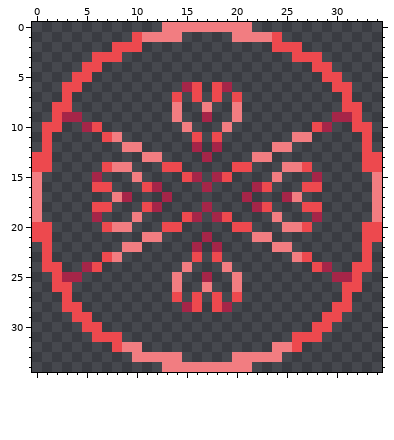
Edited in one commit: pixel-art sprite (WardenClass/RuneCircles/CrimsonRuneCircle.png). Above is the file before it was changed.
The file is 70x70 pixels, drawn in blocks of 2x2; one block is one cell here.
The result:
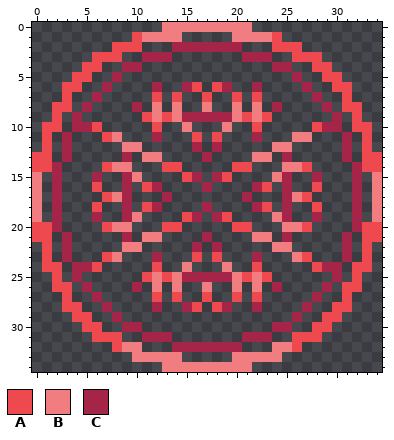
Palette (. is transparent): A #ed494e  B #f27d81  C #a52548
From old to new:
y 2: x 14..20 ....... -> CCCCCCC
y 3: x 11..13 ... -> CCC; x 21..23 ... -> CCC
y 4: x 9..10 .. -> CC; x 24..25 .. -> CC
y 5: x 8 . -> C; x 26 . -> C
y 6: x 7 . -> C; x 12 . -> C; x 22 . -> C; x 27 . -> C
y 7: x 6 . -> C; x 12 . -> A; x 16..18 A.A -> .A.; x 22 . -> A; x 28 . -> C
y 8: x 5 . -> C; x 10 . -> C; x 12 . -> B; x 22 . -> B; x 24 . -> C; x 29 . -> C
y 9: x 3 C -> .; x 11..13 ... -> ABA; x 15..16 .. -> CC; x 18..19 .. -> CC; x 21..23 ... -> ABA; x 31 C -> .
y 10: x 4 . -> C; x 12 . -> A; x 22 . -> A; x 30 . -> C
y 11: x 3 . -> C; x 12 . -> C; x 22 . -> C; x 31 . -> C
y 12: x 3 . -> C; x 31 . -> C
y 13: x 3 . -> C; x 9 . -> C; x 25 . -> C; x 31 . -> C
y 14: x 2 . -> C; x 32 . -> C
y 15: x 2 . -> C; x 9 . -> C; x 25 . -> C; x 32 . -> C
y 16: x 2 . -> C; x 7 A -> .; x 9 . -> C; x 25 . -> C; x 27 A -> .; x 32 . -> C
y 17: x 2 . -> C; x 7 . -> A; x 27 . -> A; x 32 . -> C
y 18: x 2 . -> C; x 7 A -> .; x 9 . -> C; x 25 . -> C; x 27 A -> .; x 32 . -> C
y 19: x 2 . -> C; x 9 . -> C; x 25 . -> C; x 32 . -> C
y 20: x 2 . -> C; x 32 . -> C
y 21: x 3 . -> C; x 9 . -> C; x 25 . -> C; x 31 . -> C
y 22: x 3 . -> C; x 31 . -> C
y 23: x 3 . -> C; x 12 . -> C; x 22 . -> C; x 31 . -> C
y 24: x 4 . -> C; x 12 . -> A; x 22 . -> A; x 30 . -> C
y 25: x 3 C -> .; x 11..13 ... -> ABA; x 15..16 .. -> CC; x 18..19 .. -> CC; x 21..23 ... -> ABA; x 31 C -> .
y 26: x 5 . -> C; x 10 . -> C; x 12 . -> B; x 22 . -> B; x 24 . -> C; x 29 . -> C
y 27: x 6 . -> C; x 12 . -> A; x 16..18 A.A -> .A.; x 22 . -> A; x 28 . -> C
y 28: x 7 . -> C; x 12 . -> C; x 22 . -> C; x 27 . -> C
y 29: x 8 . -> C; x 26 . -> C
y 30: x 9..10 .. -> CC; x 24..25 .. -> CC
y 31: x 11..13 ... -> CCC; x 21..23 ... -> CCC
y 32: x 14..20 ....... -> CCCCCCC
